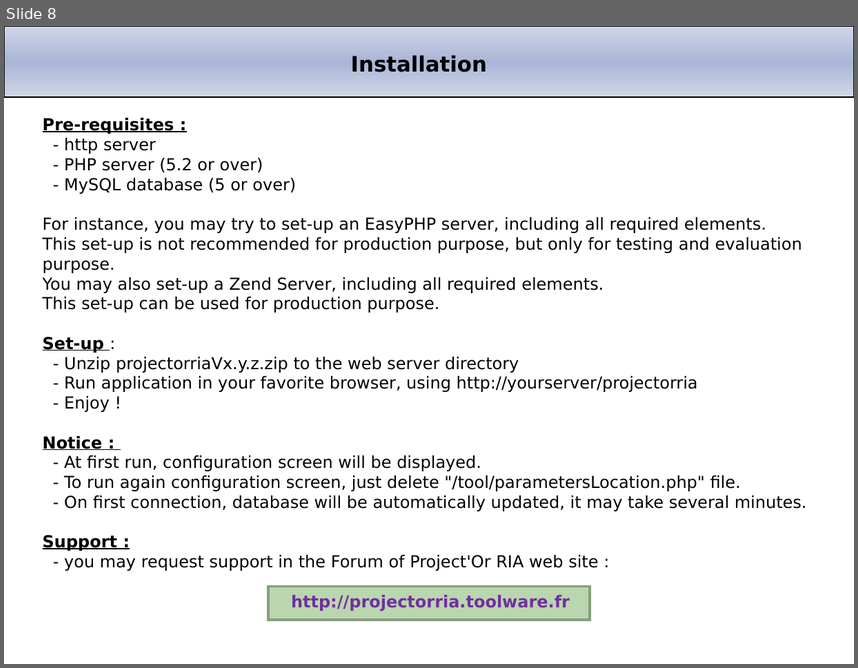
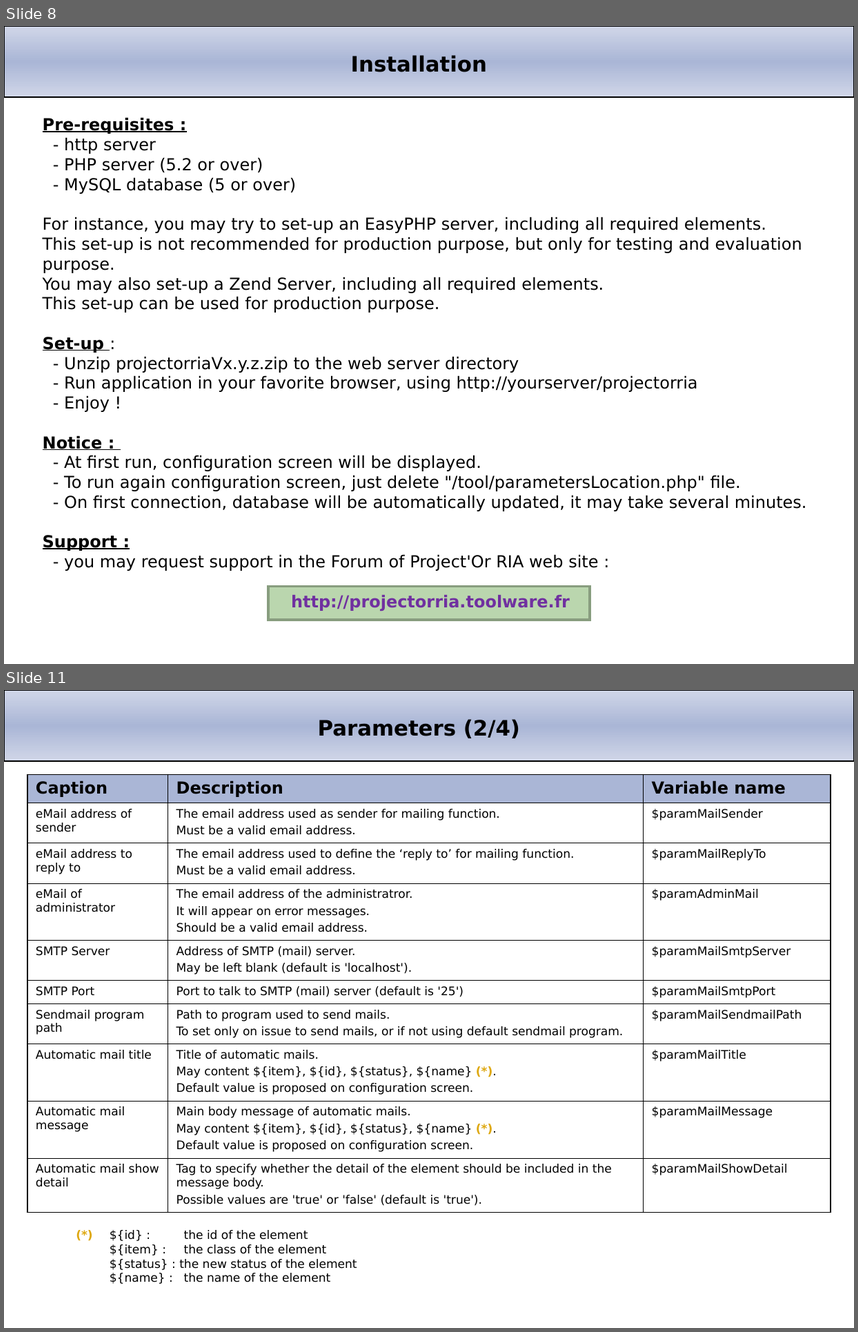
Before and after one commit to babynus/projeqtor, a slide deck: branches/V1.4/projector/manual/Project'Or RIA.ppt. Shown one above the other, each under a label of ours: slide 8 before the commit, slides 8 and 11 after it; the slides between them are not shown. The pictures are 858x668 and 858x1332 pixels, drawn with LibreOffice and Linux fonts; fonts in the diff are those of the drawing; background and template pictures are left out. Boxes give left, top, right and bottom in pixels: in the first picture for what was removed or moved away, otherwise in the second. Text is boxed around its words. In the diff, an @@ line names an element or a change of style, - is before the commit and + after.

```diff
--- a/branches/V1.4/projector/manual/Project'Or RIA.ppt
+++ b/branches/V1.4/projector/manual/Project'Or RIA.ppt
@@ slide 11 added at (4, 690, 854, 1328), background #FFFFFF; not listed: 1 template element that a slide beside it also shows @@
@@ title added at (318, 719, 520, 738), 18 pt, text #000000, bold @@
+Parameters (2/4)
@@ table added at (27, 774, 829, 1209), 10 rows, 3 columns @@
+Caption | Description | Variable name
+eMail address of sender | The email address used as sender for mailing function. / Must be a valid email address. | $paramMailSender
+eMail address to reply to | The email address used to define the ‘reply to’ for mailing function. / Must be a valid email address. | $paramMailReplyTo
+eMail of administrator | The email address of the administratror. / It will appear on error messages. / Should be a valid email address. | $paramAdminMail
+SMTP Server | Address of SMTP (mail) server. / May be left blank (default is 'localhost'). | $paramMailSmtpServer
+SMTP Port | Port to talk to SMTP (mail) server (default is '25') | $paramMailSmtpPort
+Sendmail program path | Path to program used to send mails. / To set only on issue to send mails, or if not using default sendmail program. | $paramMailSendmailPath
+Automatic mail title | Title of automatic mails. / May content ${item}, ${id}, ${status}, ${name} (*). / Default value is proposed on configuration screen. | $paramMailTitle
+Automatic mail message | Main body message of automatic mails. / May content ${item}, ${id}, ${status}, ${name} (*). / Default value is proposed on configuration screen. | $paramMailMessage
+Automatic mail show detail | Tag to specify whether the detail of the element should be included in the message body. / Possible values are 'true' or 'false' (default is 'true'). | $paramMailShowDetail
@@ text added at (110, 1230, 357, 1283), 10 pt, text #000000 @@
+(*) ${id} : the id of the element
+${item} : the class of the element
+${status} : the new status of the element
+${name} : the name of the element
```
Also in this commit, not shown: 2 slides changed, 7 other slides added, 1 slide removed, 1 other file.
